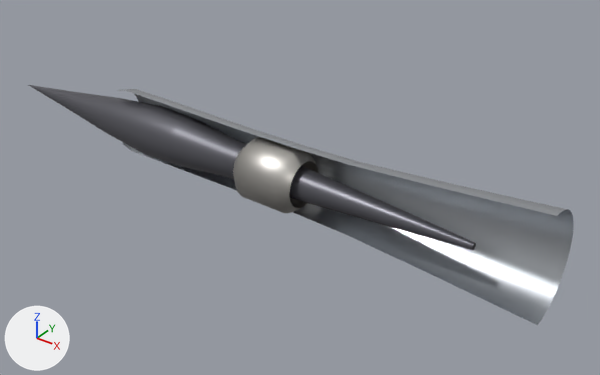
Before and after pictures for a commit that changed the Blender file blender/jet_engine_scramjet.blend.
One viewpoint serves both versions: a camera (50 mm lens) standing at (6.76, -5.22, 3.65) and looking at (2.64, 0.34, -0.28). Arrows for +X, +Y and +Z are at lower left; the lights stay in place. The older version comes first.

Before the edit, the objects in view are built like this:
```python
me_sj_centrebody = bpy.data.meshes.new('SJ_CentreBody')
me_sj_centrebody.from_pydata(...)  # 480 vertices, 384 faces; spans x 1.5..4.6, y -0.25..0.25, z -0.25..0.25
me_sj_centrebody.polygons.foreach_set('use_smooth', [True] * 384)
me_sj_centrebody.materials.append(mat_m_spinner)  # dark grey #65656c
me_sj_cowl = bpy.data.meshes.new('SJ_Cowl')
me_sj_cowl.from_pydata(...)  # 392 vertices, 336 faces; spans x 0.55..5.2, y 0.0..0.5, z -0.5..0.5
me_sj_cowl.polygons.foreach_set('use_smooth', [True] * 336)
me_sj_cowl.materials.append(mat_m_metal)  # light grey #ced3d8
me_sj_linerouter = bpy.data.meshes.new('SJ_LinerOuter')
me_sj_linerouter.from_pydata(...)  # 384 vertices, 288 faces; spans x 2.28..2.94, y -0.3..0.3, z -0.3..0.3
me_sj_linerouter.polygons.foreach_set('use_smooth', [True] * 288)
me_sj_linerouter.materials.append(mat_m_hot)  # light grey #c4c0bc
ob_sj_centrebody = bpy.data.objects.new('SJ_CentreBody', me_sj_centrebody)
ob_sj_centrebody.location = (0.0, 0.0, 0.0)
ob_sj_cowl = bpy.data.objects.new('SJ_Cowl', me_sj_cowl)
ob_sj_cowl.location = (0.0, 0.0, 0.0)
ob_sj_linerouter = bpy.data.objects.new('SJ_LinerOuter', me_sj_linerouter)
ob_sj_linerouter.location = (0.0, 0.0, 0.0)
# also in view: 'SJ_Spike' at (0.28, 0.0, 0.0)
```
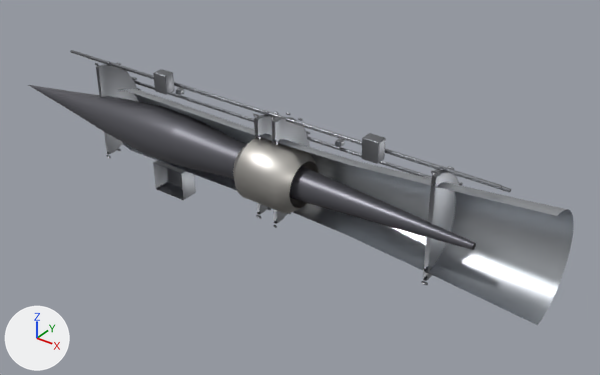
Boxes (x1, y1, x2, y2) around the edits, measured in the pictures (600 x 375 px):
'Engine_Detail', added
    after: (70, 50, 511, 285)

Patch to the scene script:
```diff
--- a/blender/jet_engine_scramjet.blend.py
+++ b/blender/jet_engine_scramjet.blend.py
@@ mat_m_detail @@
+mat_m_detail = principled_material('M_Detail')
+mat_m_detail.base_color = (0.27, 0.28, 0.3)  # grey #8e9095
+mat_m_detail.metallic = 1.0
+mat_m_detail.roughness = 0.42
@@ me_engine_detail @@
+me_engine_detail.from_pydata(...)  # 1752 vertices, 979 faces; spans x -0.3..4.7, y 0.0..0.58, z -0.7..0.64
+me_engine_detail.polygons.foreach_set('use_smooth', [True] * 979)
+me_engine_detail.materials.append(mat_m_detail)  # grey #8e9095
@@ ob_sj_linerouter @@
 ob_sj_linerouter.location = (0.0, 0.0, 0.0)
+_m = ob_sj_linerouter.modifiers.new('WN', 'WEIGHTED_NORMAL')
+_m.keep_sharp = True
+_m = ob_sj_linerouter.modifiers.new('Bevel', 'BEVEL')
+_m.width = 0.00198
+_m.width_pct = 0.00198
+_m.segments = 2
+_m.angle_limit = 0.698
+_m.harden_normals = True
@@ ob_engine_detail @@
+ob_engine_detail = bpy.data.objects.new('Engine_Detail', me_engine_detail)
+ob_engine_detail.location = (0.0, 0.0, 0.0)
+_m = ob_engine_detail.modifiers.new('WN', 'WEIGHTED_NORMAL')
+_m.keep_sharp = True
+_m = ob_engine_detail.modifiers.new('Bevel', 'BEVEL')
+_m.width = 0.012
+_m.width_pct = 0.012
+_m.segments = 2
+_m.angle_limit = 0.698
+_m.harden_normals = True
```
